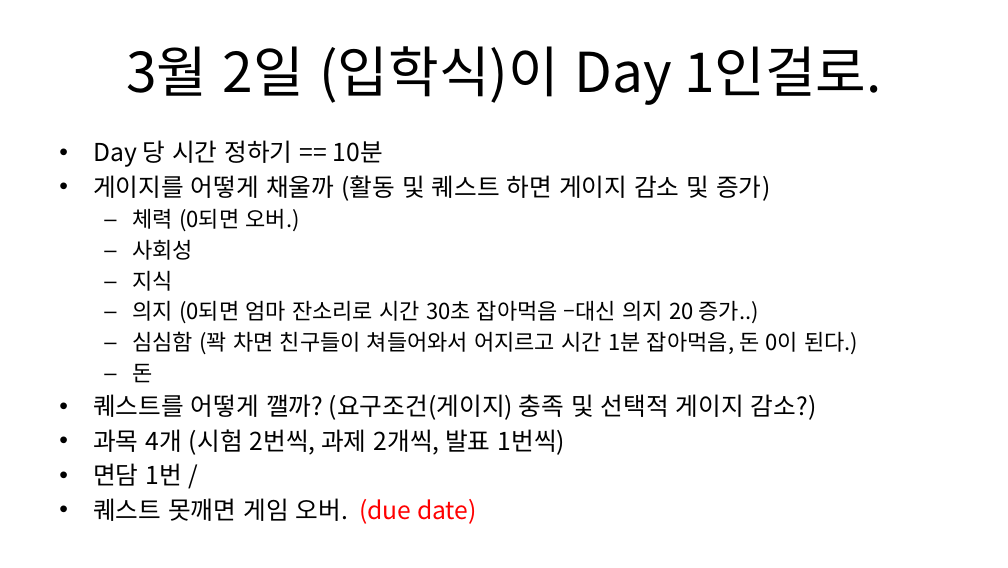
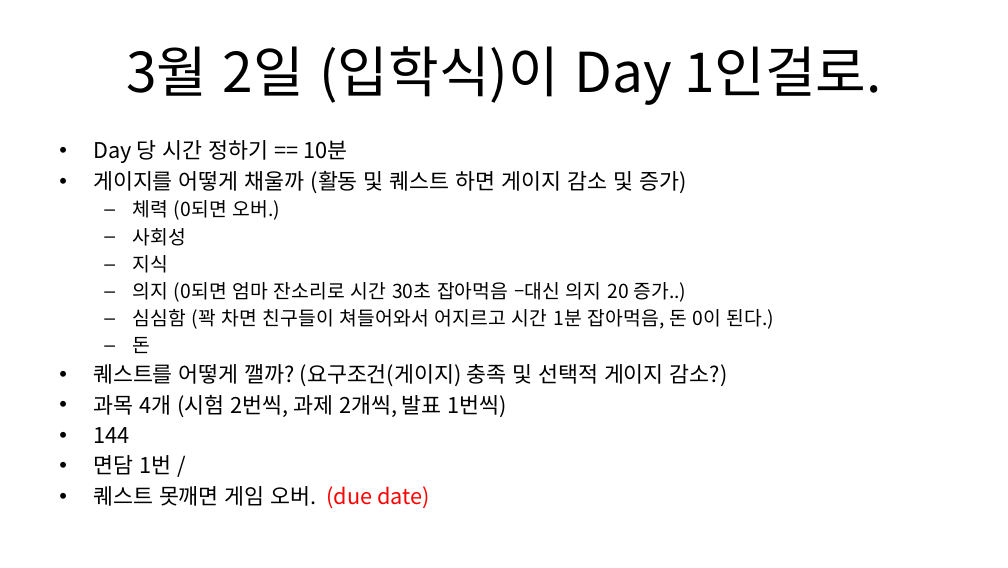
Before and after one commit to Hohoro15/NAP, a slide deck: slide 4 of etc/fake/real_exp.pptx. Drawn at 1008x568 pixels with LibreOffice and Linux fonts; fonts in the diff are those of the drawing. Boxes give left, top, right and bottom in pixels: in the first picture for what was removed or moved away, otherwise in the second. Text is boxed around its words. In the diff, an @@ line names an element or a change of style, - is before the commit and + after.

```diff
--- a/etc/fake/real_exp.pptx
+++ b/etc/fake/real_exp.pptx
@@ text at bbox=[93, 140, 775, 508]: size 17.5 to 15.4 pt in "Day 당 시간 정하기 == 10분", "게이지를 어떻게 채울까 (활동 및 퀘스트 하면 ...", "퀘스트를 어떻게 깰까? (요구조건(게이지) 충족 및 선택적 ...", "과목 4개 (시험 2번씩, 과제 2개씩, 발표 ..." and 2 more places; size 15.6 to 13.8 pt in "체력 (0되면 오버.)", "사회성", "지식", "의지 (0되면 엄마 잔소리로 시간 30초 잡아먹음 ..." and 2 more places @@
@@ text at bbox=[93, 427, 129, 443]: paragraph added @@
+• 144
```
Also in this commit, not shown: 5 other files.
